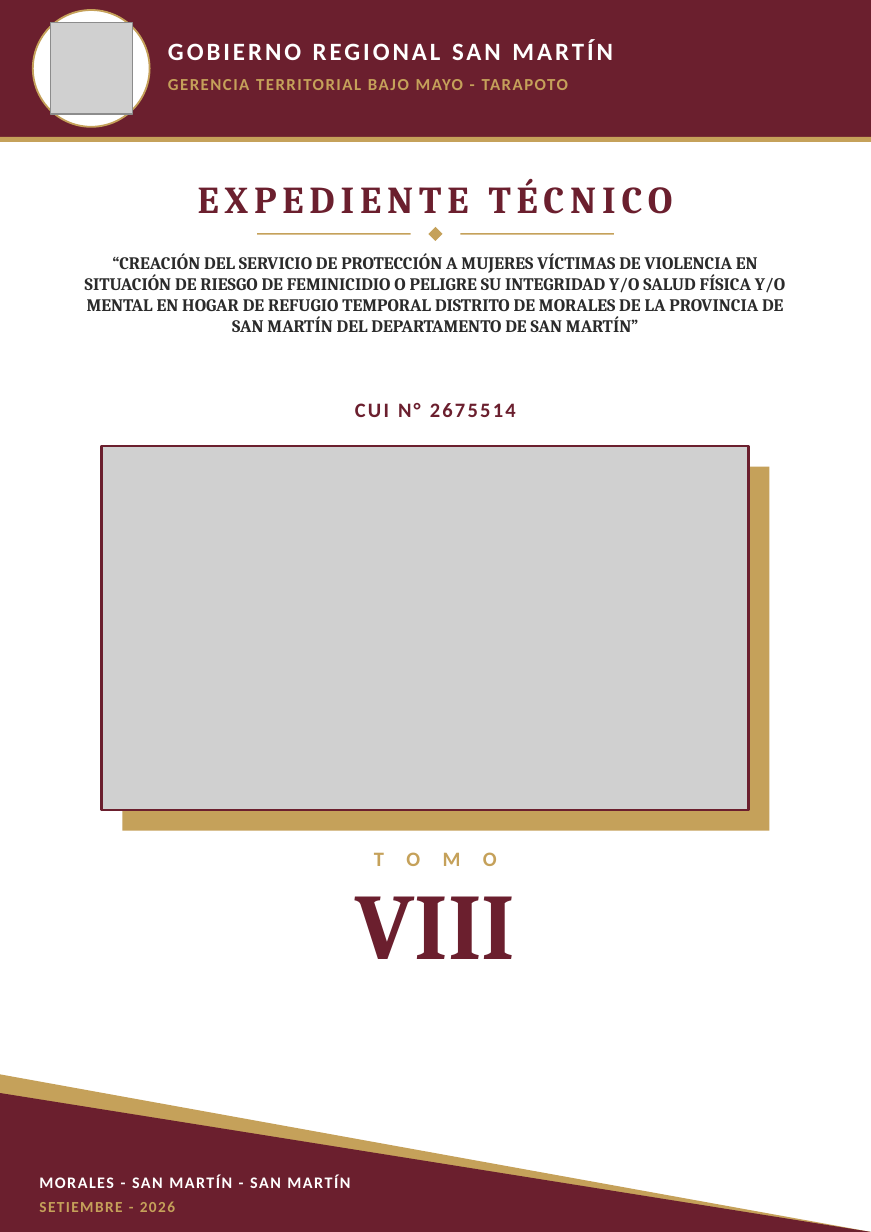
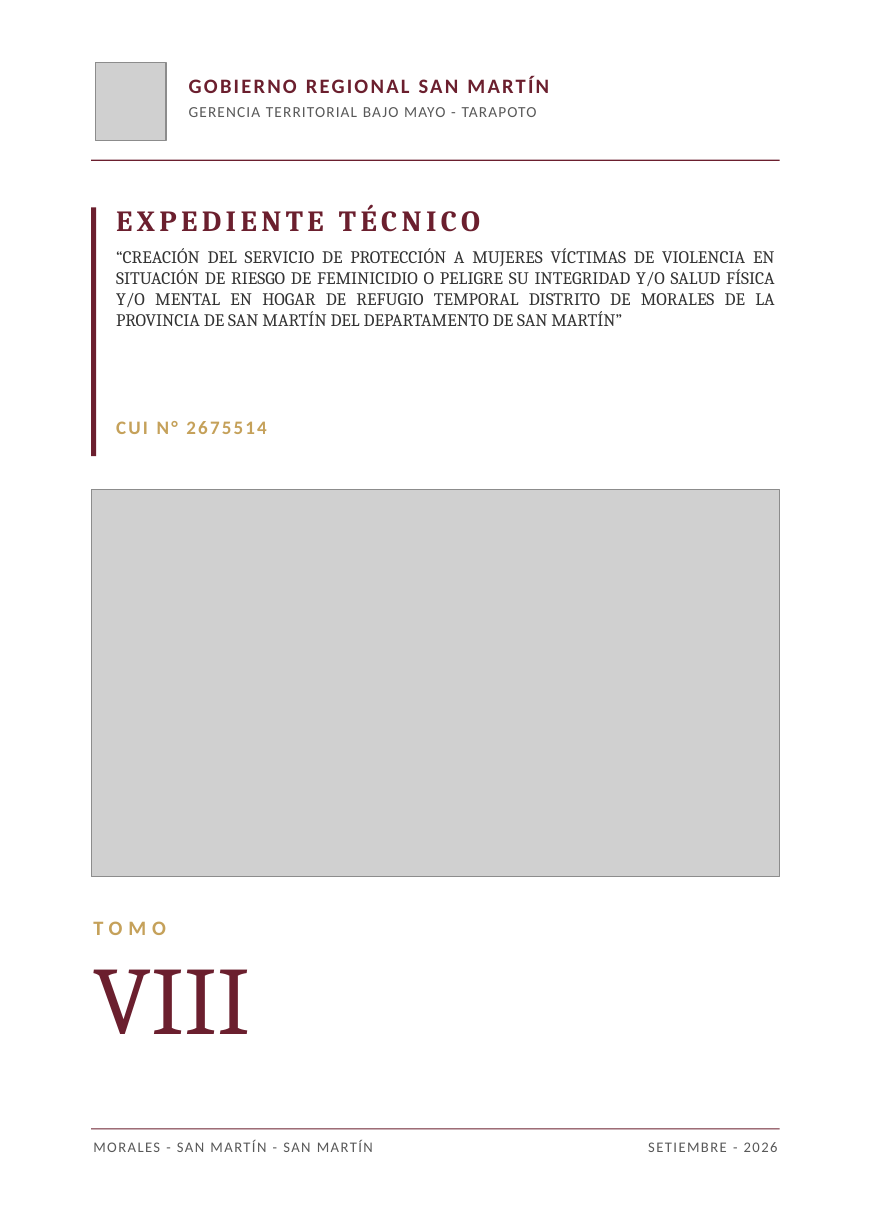
Before and after one commit to josedelcarmenpizarrosuarez10-debug/holaaa, a slide deck: slide 8 of entregables/CARATULAS_TOMOS_I_AL_X_HOGAR_REFUGIO.pptx. Drawn at 871x1232 pixels with LibreOffice and Linux fonts; fonts in the diff are those of the drawing; grey boxes stand for pictures. Boxes give left, top, right and bottom in pixels: in the first picture for what was removed or moved away, otherwise in the second. Text is boxed around its words. In the diff, an @@ line names an element or a change of style, - is before the commit and + after.

```diff
--- a/entregables/CARATULAS_TOMOS_I_AL_X_HOGAR_REFUGIO.pptx
+++ b/entregables/CARATULAS_TOMOS_I_AL_X_HOGAR_REFUGIO.pptx
@@ ellipse removed at (x1=33, y1=11, x2=150, y2=127) @@
@@ picture resized from (x1=51, y1=23, x2=133, y2=115) to (x1=95, y1=62, x2=165, y2=141) @@
@@ text "GOBIERNO REGIONAL SAN MARTÍN" moved from (x1=168, y1=40, x2=613, y2=60) to (x1=186, y1=73, x2=779, y2=104) @@
@@ text "GOBIERNO REGIONAL SAN MARTÍN" at (x1=186, y1=73, x2=779, y2=104): size 17 to 14 pt, text colour #FFFFFF to #6B1F2E, letter spacing 2 to 1.5 pt @@
@@ text "GERENCIA TERRITORIAL BAJO MAYO - ..." moved from (x1=168, y1=79, x2=568, y2=90) to (x1=189, y1=107, x2=537, y2=117) @@
@@ text "GERENCIA TERRITORIAL BAJO MAYO - ..." at (x1=189, y1=107, x2=537, y2=117): size 11.5 to 10.5 pt, text colour #C5A15A to #595959, letter spacing 1 to 0.8 pt, bold off @@
@@ rectangle removed at (x1=0, y1=137, x2=871, y2=142) @@
@@ rectangle resized from (x1=0, y1=0, x2=871, y2=137) to (x1=92, y1=160, x2=780, y2=161) @@
@@ rectangle added at (x1=92, y1=207, x2=97, y2=456), fill #6B1F2E @@
@@ text "EXPEDIENTE TÉCNICO" moved from (x1=198, y1=179, x2=673, y2=214) to (x1=116, y1=204, x2=480, y2=232) @@
@@ text "EXPEDIENTE TÉCNICO" at (x1=116, y1=204, x2=480, y2=232): size 26 to 20 pt, letter spacing 4 to 3 pt; alignment centre to left @@
@@ rectangle removed at (x1=257, y1=233, x2=411, y2=235) @@
@@ diamond removed at (x1=429, y1=226, x2=442, y2=240) @@
@@ rectangle removed at (x1=460, y1=233, x2=614, y2=235) @@
@@ text "“CREACIÓN DEL SERVICIO DE PROTECCIÓN ..." moved from (x1=85, y1=253, x2=785, y2=332) to (x1=116, y1=248, x2=775, y2=326) @@
@@ text "“CREACIÓN DEL SERVICIO DE PROTECCIÓN ..." at (x1=116, y1=248, x2=775, y2=326): text colour #2B2B2B to #333333, bold off; alignment centre to justified @@
@@ text "CUI N° 2675514" moved from (x1=355, y1=403, x2=516, y2=417) to (x1=116, y1=421, x2=266, y2=434) @@
@@ text "CUI N° 2675514" at (x1=116, y1=421, x2=266, y2=434): size 14 to 13 pt, text colour #6B1F2E to #C5A15A; alignment centre to left @@
@@ rectangle removed at (x1=101, y1=446, x2=748, y2=809) @@
@@ rectangle removed at (x1=122, y1=467, x2=769, y2=830) @@
@@ picture resized from (x1=101, y1=446, x2=748, y2=809) to (x1=92, y1=490, x2=780, y2=877) @@
@@ text removed at (x1=374, y1=852, x2=497, y2=866) @@
-T O M O
@@ text added at (x1=93, y1=921, x2=166, y2=935), 14 pt, text #C5A15A, bold @@
+TOMO
@@ text "VIII" moved from (x1=356, y1=896, x2=516, y2=959) to (x1=93, y1=969, x2=250, y2=1034) @@
@@ text "VIII" at (x1=93, y1=969, x2=250, y2=1034): size 64 to 66 pt, bold off; alignment centre to left; vertical alignment middle to top @@
@@ right triangle removed at (x1=0, y1=1074, x2=871, y2=1232) @@
@@ right triangle removed at (x1=0, y1=1092, x2=871, y2=1231) @@
@@ text "MORALES - SAN MARTÍN - ..." moved from (x1=39, y1=1175, x2=350, y2=1188) to (x1=93, y1=1140, x2=373, y2=1152) @@
@@ text "MORALES - SAN MARTÍN - ..." at (x1=93, y1=1140, x2=373, y2=1152): size 11 to 10 pt, text colour #FFFFFF to #595959, bold off @@
@@ rectangle added at (x1=92, y1=1128, x2=780, y2=1129), fill #6B1F2E @@
@@ text "SETIEMBRE - 2026" moved from (x1=39, y1=1201, x2=175, y2=1212) to (x1=648, y1=1142, x2=778, y2=1152) @@
@@ text "SETIEMBRE - 2026" at (x1=648, y1=1142, x2=778, y2=1152): size 10.5 to 10 pt, text colour #C5A15A to #595959, bold off; alignment left to right @@
```
Also in this commit, not shown: 9 other slides changed, 8 other files.
